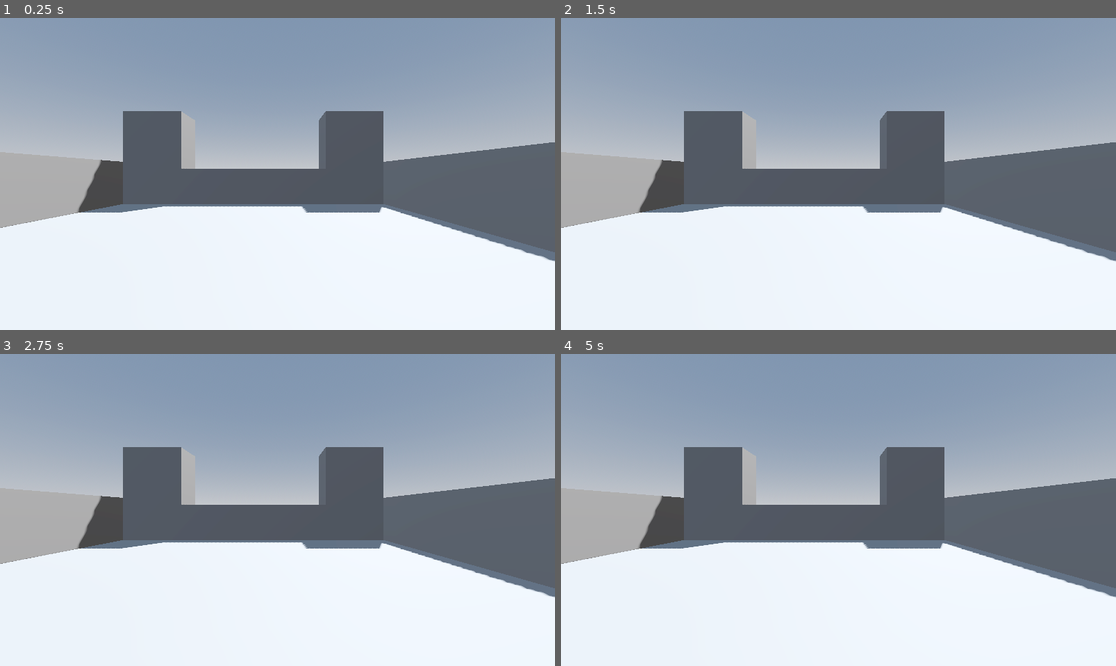
Above: before the commit, frames 1-4 (two rows, left to right).
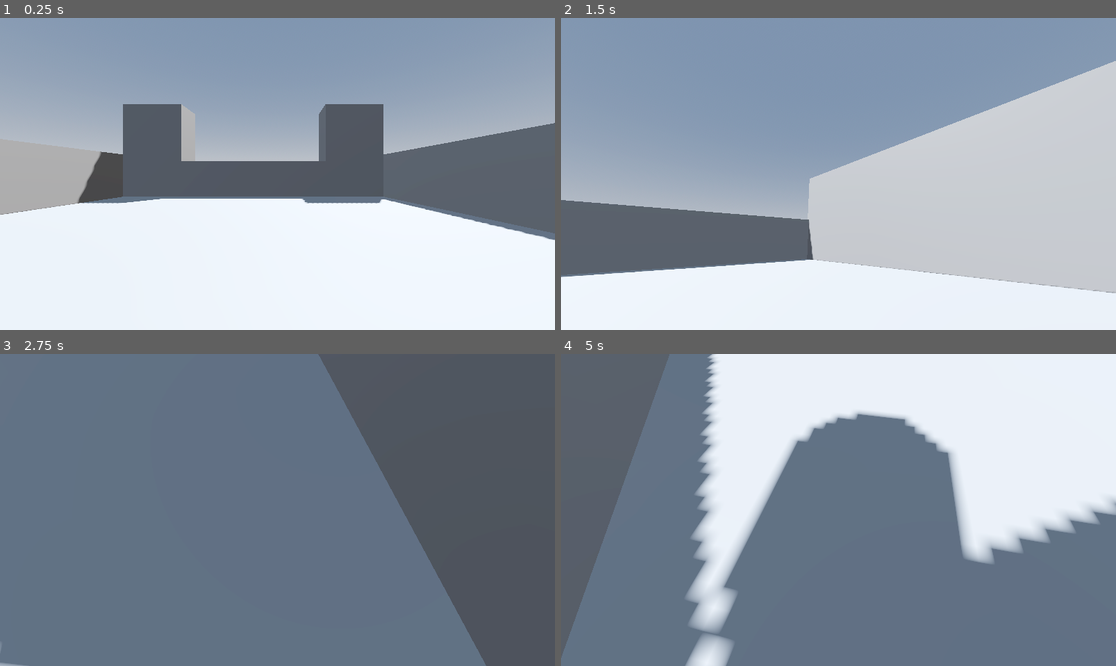
Above: after the commit, the same moments.

Repository: mxd1760/cw-godot-advanced-fps
Game: Godot game, scene res://test_level.tscn
The game is run twice, just before and just after one commit, with the same random seed, the same clock (stepped at 60 frames per second) and the same inputs.
Inputs (mouse positions are in pixels of both pictures, inside the frame that each line leads up to):
- Up to frame 1 (0.25 s): no input
- Up to frame 2 (1.5 s): tap Enter (ui_accept) at 0.5, 0.6, 0.77, 1.07, 1.35 s; move the mouse to (960, 158) at 0.52 s; hold Right (ui_right) 0.53-1.28 s; move the mouse to (727, 189) at 1.27 s; hold Down (ui_down) from 1.28 s (still down)
- Up to frame 3 (2.75 s): tap Enter (ui_accept) at 1.52, 1.82, 2.1 s; move the mouse to (333, 441) at 2.02 s; release Down (ui_down) at 2.03 s; hold Right (ui_right) from 2.03 s (still down)
- Up to frame 4 (5 s): move the mouse to (810, 572) at 2.77 s; release Right (ui_right) at 2.78 s; hold Up (ui_up) 2.78-3.53 s; tap Enter (ui_accept) at 2.85, 3.02, 3.32, 3.6, 3.77, 4.07, 4.35, 4.52, 4.82 s; move the mouse to (1005, 556) at 3.52 s; hold Left (ui_left) from 3.53 s (still down); move the mouse to (672, 463) at 4.27 s

The runs differ from the first frame. In frame 1, 7.4% of the frame differs, in the area x 0-100%, y 27-79%; in frame 2, 49%; in frame 3, 91%; in frame 4, 97%, in the area x 0-100%, y 0-100%.

Commit message:
add fps controls

Diff:
--- /dev/null
+++ b/player.gd
@@ -0,0 +1,35 @@
+extends CharacterBody3D
+
+
+const SPEED = 5.0
+const JUMP_VELOCITY = 4.5
+const SENS_X = 0.01
+const SENS_Y = 0.01
+@onready var camera_3d: Camera3D = $Camera3D
+
+func _input(event):
+	if event is InputEventMouseMotion:
+		rotate(Vector3.UP,event.relative.x*SENS_X)
+		camera_3d.rotate(Vector3.RIGHT,event.relative.y*SENS_Y)
+
+func _physics_process(delta: float) -> void:
+	# Add the gravity.
+	if not is_on_floor():
+		velocity += get_gravity() * delta
+
+	# Handle jump.
+	if Input.is_action_just_pressed("ui_accept") and is_on_floor():
+		velocity.y = JUMP_VELOCITY
+
+	# Get the input direction and handle the movement/deceleration.
+	# As good practice, you should replace UI actions with custom gameplay actions.
+	var input_dir := Input.get_vector("ui_left", "ui_right", "ui_up", "ui_down")
+	var direction := (transform.basis * Vector3(input_dir.x, 0, input_dir.y)).normalized()
+	if direction:
+		velocity.x = direction.x * SPEED
+		velocity.z = direction.z * SPEED
+	else:
+		velocity.x = move_toward(velocity.x, 0, SPEED)
+		velocity.z = move_toward(velocity.z, 0, SPEED)
+
+	move_and_slide()
--- a/test_level.tscn
+++ b/test_level.tscn
@@ -1,4 +1,6 @@
 [gd_scene format=3 uid="uid://cr4ces4dt0mtr"]
+
+[ext_resource type="Script" uid="uid://bmvr4p21rml3k" path="res://player.gd" id="1_gojnm"]
 
 [sub_resource type="ProceduralSkyMaterial" id="ProceduralSkyMaterial_hsoxx"]
 sky_horizon_color = Color(0.66224277, 0.6717428, 0.6867428, 1)
@@ -27,6 +29,10 @@
 shadow_enabled = true
 
 [node name="player" type="CharacterBody3D" parent="." unique_id=1159344635]
+transform = Transform3D(1, 0, 0, 0, 1, 0, 0, 0, 1, 0, 0.27598643, 0)
+wall_min_slide_angle = 1.6336281
+script = ExtResource("1_gojnm")
+metadata/_edit_group_ = true
 
 [node name="CollisionShape3D" type="CollisionShape3D" parent="player" unique_id=332028371]
 shape = SubResource("CapsuleShape3D_hsoxx")
@@ -34,32 +40,40 @@
 [node name="MeshInstance3D" type="MeshInstance3D" parent="player" unique_id=1180950298]
 mesh = SubResource("CapsuleMesh_gojnm")
 
+[node name="Camera3D" type="Camera3D" parent="player" unique_id=127782034]
+transform = Transform3D(1, 0, 0, 0, 1, 0, 0, 0, 1, 0, -0.27598643, 0)
+
 [node name="CSGBox3D" type="CSGBox3D" parent="." unique_id=1317213066]
 transform = Transform3D(1, 0, 0, 0, 1, 0, 0, 0, 1, -0.89727783, -1.4517312, -2.5614014)
+use_collision = true
 size = Vector3(10.328491, 0.5460205, 10.733154)
 
 [node name="CSGBox3D2" type="CSGBox3D" parent="." unique_id=204552961]
 transform = Transform3D(1, 0, 0, 0, 1, 0, 0, 0, 1, -0.89727783, 0.36903906, 3.2941284)
+use_collision = true
 size = Vector3(10.328491, 4.187561, 1.4005127)
 
 [node name="CSGBox3D3" type="CSGBox3D" parent="." unique_id=1111932988]
 transform = Transform3D(1, 0, 0, 0, 1, 0, 0, 0, 1, -4.924469, 0.36903906, -8.677155)
+use_collision = true
 size = Vector3(2.274109, 4.187561, 1.4005127)
 
 [node name="CSGBox3D4" type="CSGBox3D" parent="." unique_id=1323499510]
 transform = Transform3D(1, 0, 0, 0, 1, 0, 0, 0, 1, 3.0331726, 0.36903906, -8.677155)
+use_collision = true
 size = Vector3(2.274109, 4.187561, 1.4005127)
 
 [node name="CSGBox3D5" type="CSGBox3D" parent="." unique_id=219815326]
 transform = Transform3D(1, 0, 0, 0, 1, 0, 0, 0, 1, -1.1247492, -0.75744104, -8.677155)
+use_collision = true
 size = Vector3(6.1820526, 1.9346008, 1.4005127)
 
 [node name="CSGBox3D6" type="CSGBox3D" parent="." unique_id=757834271]
 transform = Transform3D(-4.371139e-08, 0, 1, 0, 1, 0, -1, 0, -4.371139e-08, 4.613364, -0.6223779, -2.7271485)
+use_collision = true
 size = Vector3(13.426983, 2.2047272, 0.88726807)
 
 [node name="CSGBox3D7" type="CSGBox3D" parent="." unique_id=1502814611]
 transform = Transform3D(-4.371139e-08, 0, 1, 0, 1, 0, -1, 0, -4.371139e-08, -6.5079184, -0.6223779, -2.7271485)
+use_collision = true
 size = Vector3(13.426983, 2.2047272, 0.88726807)
-
-[node name="Camera3D" type="Camera3D" parent="." unique_id=127782034]
Not shown, added: player.gd.uid
